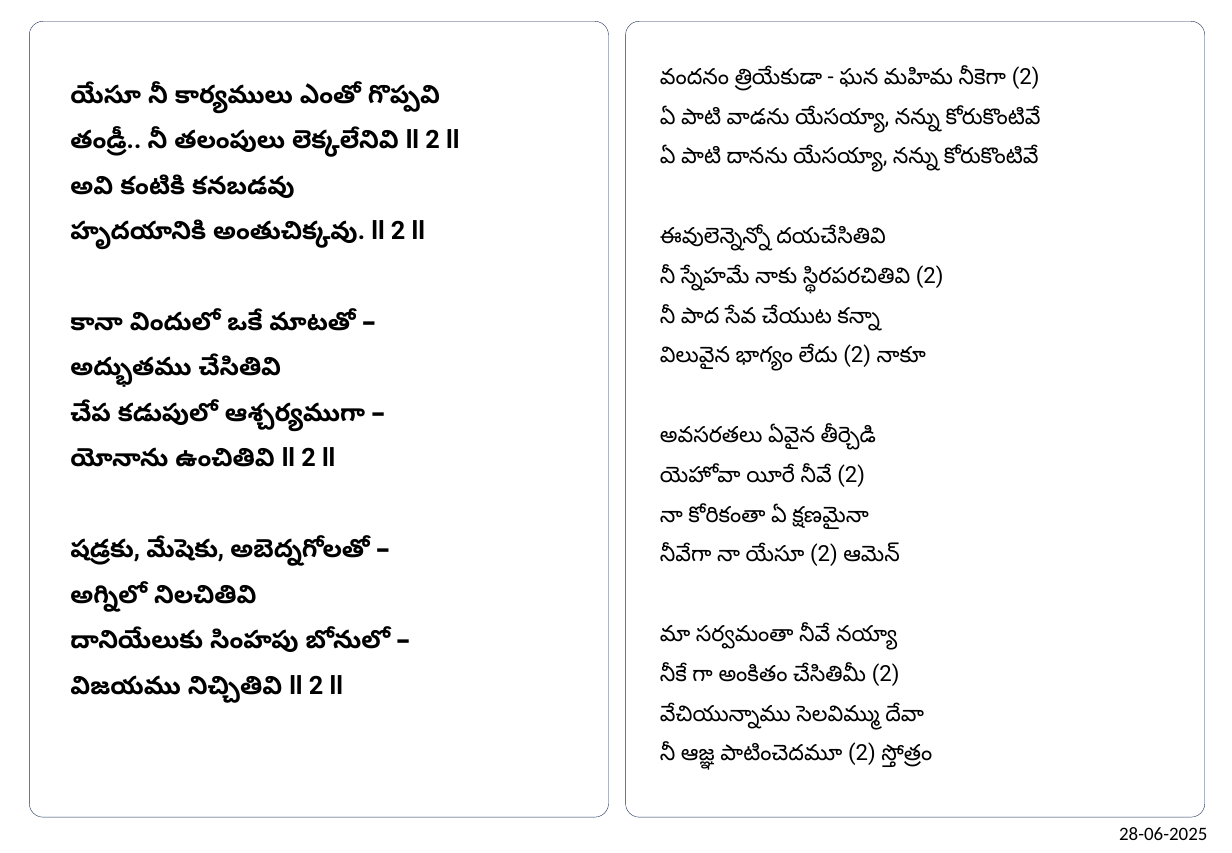
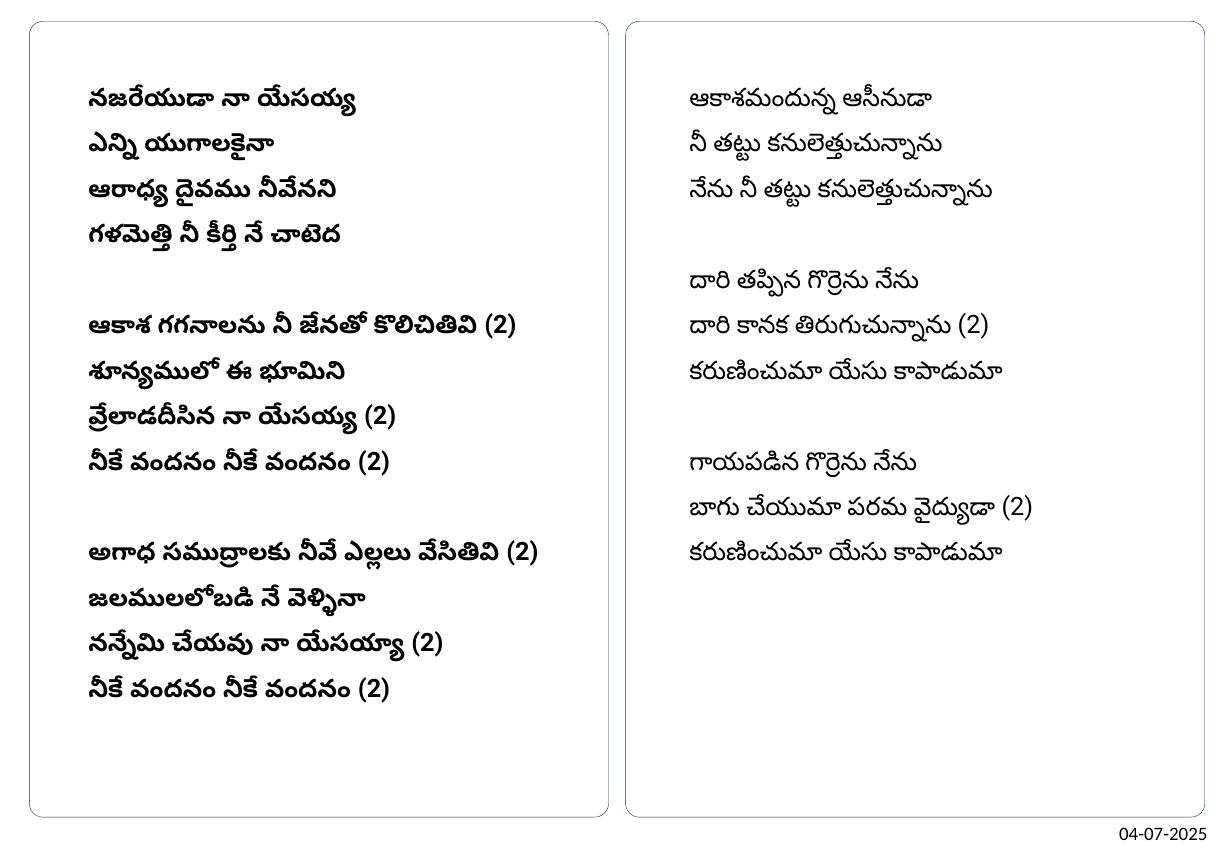
Before and after one commit to venu-webdev/songsDb, a slide deck: slide 1 of songsTemplate.pptx. Drawn at 1232x853 pixels with LibreOffice and Linux fonts; fonts in the diff are those of the drawing. Boxes give left, top, right and bottom in pixels: in the first picture for what was removed or moved away, otherwise in the second. Text is boxed around its words. In the diff, an @@ line names an element or a change of style, - is before the commit and + after.

```diff
--- a/songsTemplate.pptx
+++ b/songsTemplate.pptx
@@ text at box(88, 88, 538, 703): text changed @@
-యేసూ నీ కార్యములు ఎంతో గొప్పవి
-తండ్రీ.. నీ తలంపులు లెక్కలేనివి ll 2 ll
-అవి కంటికి కనబడవు
-హృదయానికి అంతుచిక్కవు. ll 2 ll
-కానా విందులో ఒకే మాటతో –
-అద్భుతము చేసితివి
-చేప కడుపులో ఆశ్చర్యముగా –
-యోనాను ఉంచితివి ll 2 ll
-షడ్రకు, మేషెకు, అబెద్నగోలతో –
-అగ్నిలో నిలచితివి
-దానియేలుకు సింహపు బోనులో –
-విజయము నిచ్చితివి ll 2 ll
+నజరేయుడా నా యేసయ్య
+ఎన్ని యుగాలకైనా
+ఆరాధ్య దైవము నీవేనని
+గళమెత్తి నీ కీర్తి నే చాటెద
+ఆకాశ గగనాలను నీ జేనతో కొలిచితివి (2)
+శూన్యములో ఈ భూమిని
+వ్రేలాడదీసిన నా యేసయ్య (2)
+నీకే వందనం నీకే వందనం (2)
+అగాధ సముద్రాలకు నీవే ఎల్లలు వేసితివి (2)
+జలములలోబడి నే వెళ్ళినా
+నన్నేమి చేయవు నా యేసయ్యా (2)
+నీకే వందనం నీకే వందనం (2)
@@ text at box(689, 87, 1034, 561): text changed; size 14 to 16 pt @@
-వందనం త్రియేకుడా - ఘన మహిమ నీకెగా (2)
-ఏ పాటి వాడను యేసయ్యా, నన్ను కోరుకొంటివే
-ఏ పాటి దానను యేసయ్యా, నన్ను కోరుకొంటివే
-ఈవులెన్నెన్నో దయచేసితివి
-నీ స్నేహమే నాకు స్థిరపరచితివి (2)
-నీ పాద సేవ చేయుట కన్నా
-విలువైన భాగ్యం లేదు (2) నాకూ
-అవసరతలు ఏవైన తీర్చెడి
-యెహోవా యీరే నీవే (2)
-నా కోరికంతా ఏ క్షణమైనా
-నీవేగా నా యేసూ (2) ఆమెన్
-మా సర్వమంతా నీవే నయ్యా
-నీకే గా అంకితం చేసితిమీ (2)
-వేచియున్నాము సెలవిమ్ము దేవా
-నీ ఆజ్ఞ పాటించెదమూ (2) స్తోత్రం
+ఆకాశమందున్న ఆసీనుడా
+నీ తట్టు కనులెత్తుచున్నాను
+నేను నీ తట్టు కనులెత్తుచున్నాను
+దారి తప్పిన గొర్రెను నేను
+దారి కానక తిరుగుచున్నాను (2)
+కరుణించుమా యేసు కాపాడుమా
+గాయపడిన గొర్రెను నేను
+బాగు చేయుమా పరమ వైద్యుడా (2)
+కరుణించుమా యేసు కాపాడుమా
@@ text at box(1119, 827, 1207, 840): text changed @@
-28-06-2025
+04-07-2025
```
Also in this commit, not shown: 1 other slide changed, 4 other files.
